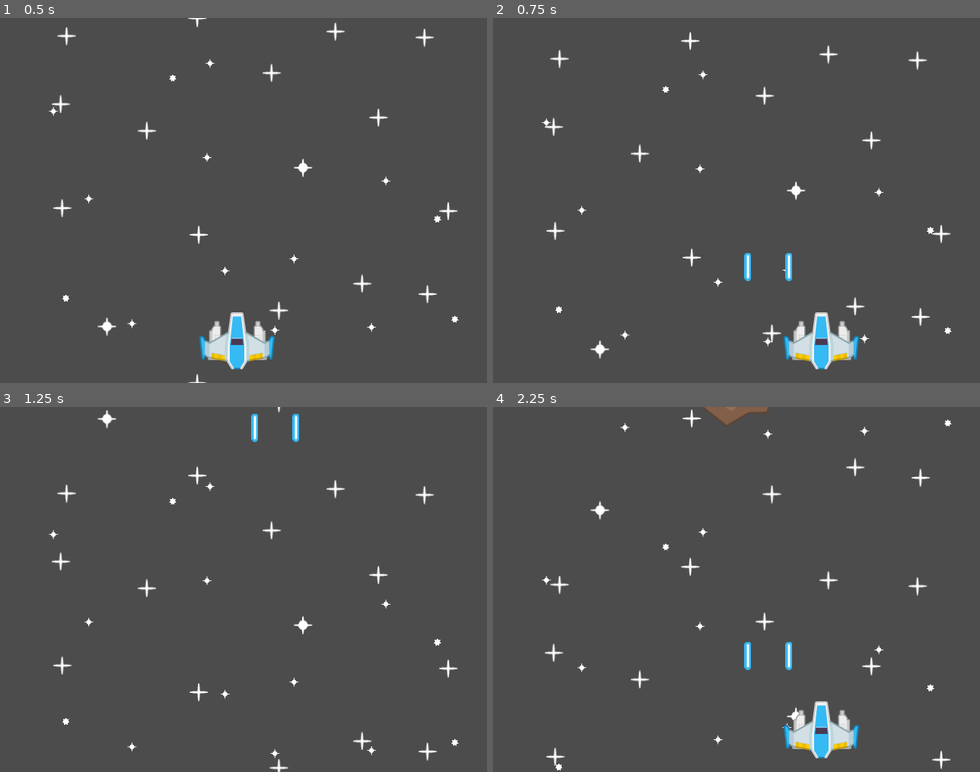
Above: before the commit, frames 1-4 (two rows, left to right).
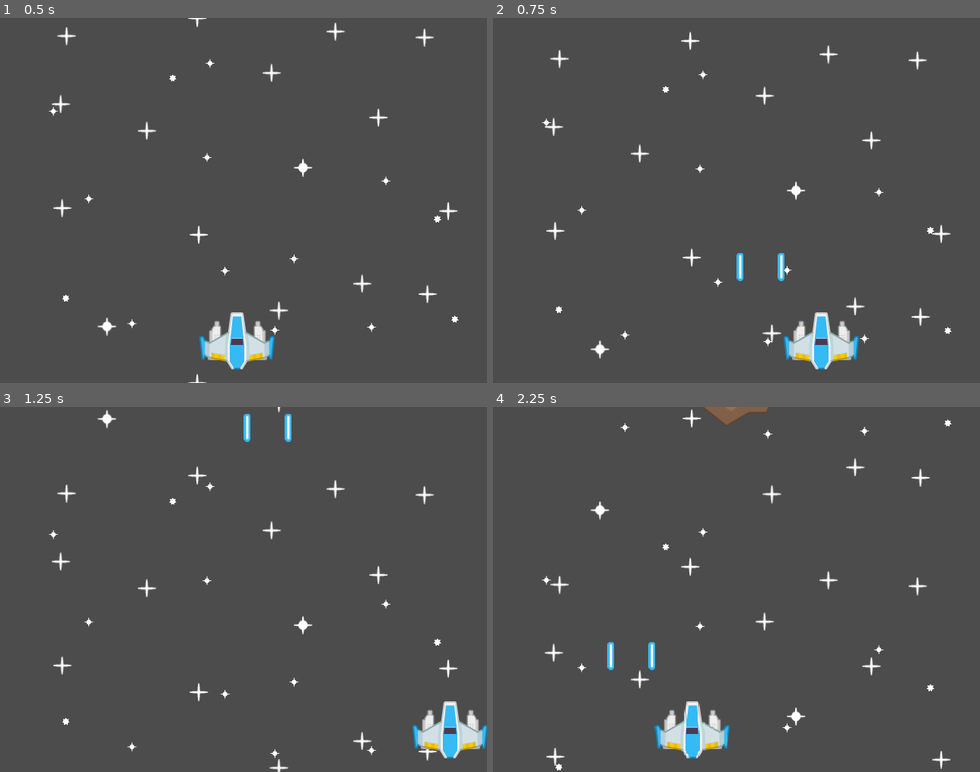
Above: after the commit, the same moments.

Repository: VitorRodrigues/SpaceRescue-Godot
Game: Godot game, scene res://Level1.tscn
The game is run twice, just before and just after one commit, with the same random seed, the same clock (stepped at 60 frames per second) and the same inputs.
Inputs:
- Up to frame 1 (0.5 s): no input
- Up to frame 2 (0.75 s): hold Right (ui_right) from 0.53 s (still down); tap Space (fire) at 0.6 s
- Up to frame 3 (1.25 s): keep holding Right (ui_right)
- Up to frame 4 (2.25 s): release Right (ui_right) at 1.28 s; hold Left (ui_left) 1.28-2.03 s; tap Space (fire) at 1.35, 2.1 s; hold Right (ui_right) from 2.03 s (still down)

Frame 1 is identical in both runs. In frame 2, 0.4% of the frame differs, in the area x 50-62%, y 64-73%; in frame 3, 1.8%; in frame 4, 3.2%, in the area x 23-76%, y 64-97%.

Commit message:
Remove physics objects from player. Add boundary detection

Diff:
--- a/Prefabs/Ship.tscn
+++ b/Prefabs/Ship.tscn
@@ -4,7 +4,7 @@
 [ext_resource path="res://Assets/Cannons/gun09.png" type="Texture" id=2]
 [ext_resource path="res://Assets/Player/playerShip1_blue.png" type="Texture" id=3]
 
-[node name="ship" type="KinematicBody2D"]
+[node name="ship" type="Area2D"]
 script = ExtResource( 1 )
 
 [node name="GunLeft" type="Node2D" parent="."]
@@ -33,4 +33,4 @@
 
 [node name="CollisionPolygon2D" type="CollisionPolygon2D" parent="."]
 build_mode = 1
-polygon = PoolVector2Array( 40.2812, 17.8723, 40.2812, 3.91715, 11.9665, -11.4537, 8.52824, -37.1392, -8.46061, -37.1392, -11.0898, -11.4537, -42.0338, 6.14188, -42.0338, 17.4678 )
+polygon = PoolVector2Array( 46.5232, 25.342, 49.7958, -5.92943, 27.6149, -26.2922, 8.52824, -37.1392, -8.46061, -37.1392, -30.2009, -24.4741, -49.4728, -5.20219, -46.5638, 24.2511 )
--- a/Scripts/Player.gd
+++ b/Scripts/Player.gd
@@ -1,9 +1,8 @@
-extends KinematicBody2D
+extends Area2D
 
 var life = 100
 export var speed = 600
 var beam_prefab
-var motion = Vector2()
 
 # Called when the node enters the scene tree for the first time.
 func _ready():
@@ -16,15 +15,18 @@
 		fire("GunRight/FirePosition")
 	pass
 
-func _physics_process(delta):
+	var x = 0
 	if Input.is_action_pressed("ui_left"):
-		motion.x = -speed
+		x += -speed
 	elif Input.is_action_pressed("ui_right"):
-		motion.x = speed
+		x += speed
 	else:
-		motion.x = 0
+		x = 0
 
-	motion = move_and_slide(motion)
+
+	var newPos = position + Vector2(x, 0) * delta
+	if newPos.x >= 45 and newPos.x <= get_viewport_rect().end.x - 45:
+		position = newPos
 	pass
 
 func fire(node: NodePath):
